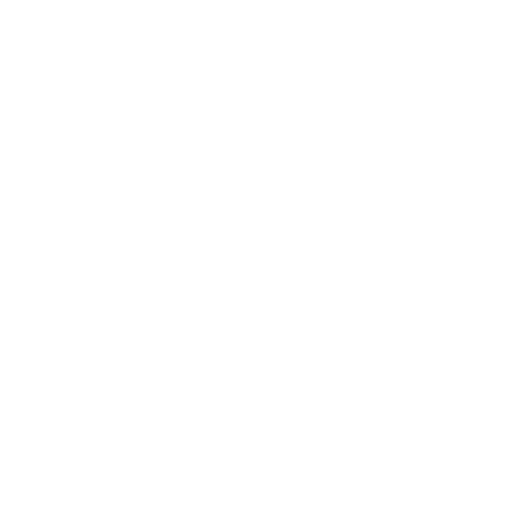
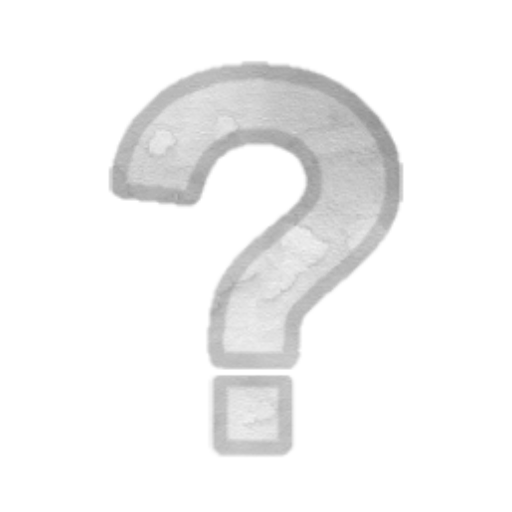
Before/after of a 512x512 layered artwork. What changed in the layer stack:
added layer "Watercolor_texture" (multiply) above "Unknown_Icon" over (108, 60, 404, 458)
added layer "Unknown_Icon" above "Background" over (108, 60, 404, 458)
hid "Background" (1st of 2) over (108, 60, 404, 458)
hid "Background" (2nd of 2) over (108, 60, 404, 458)
